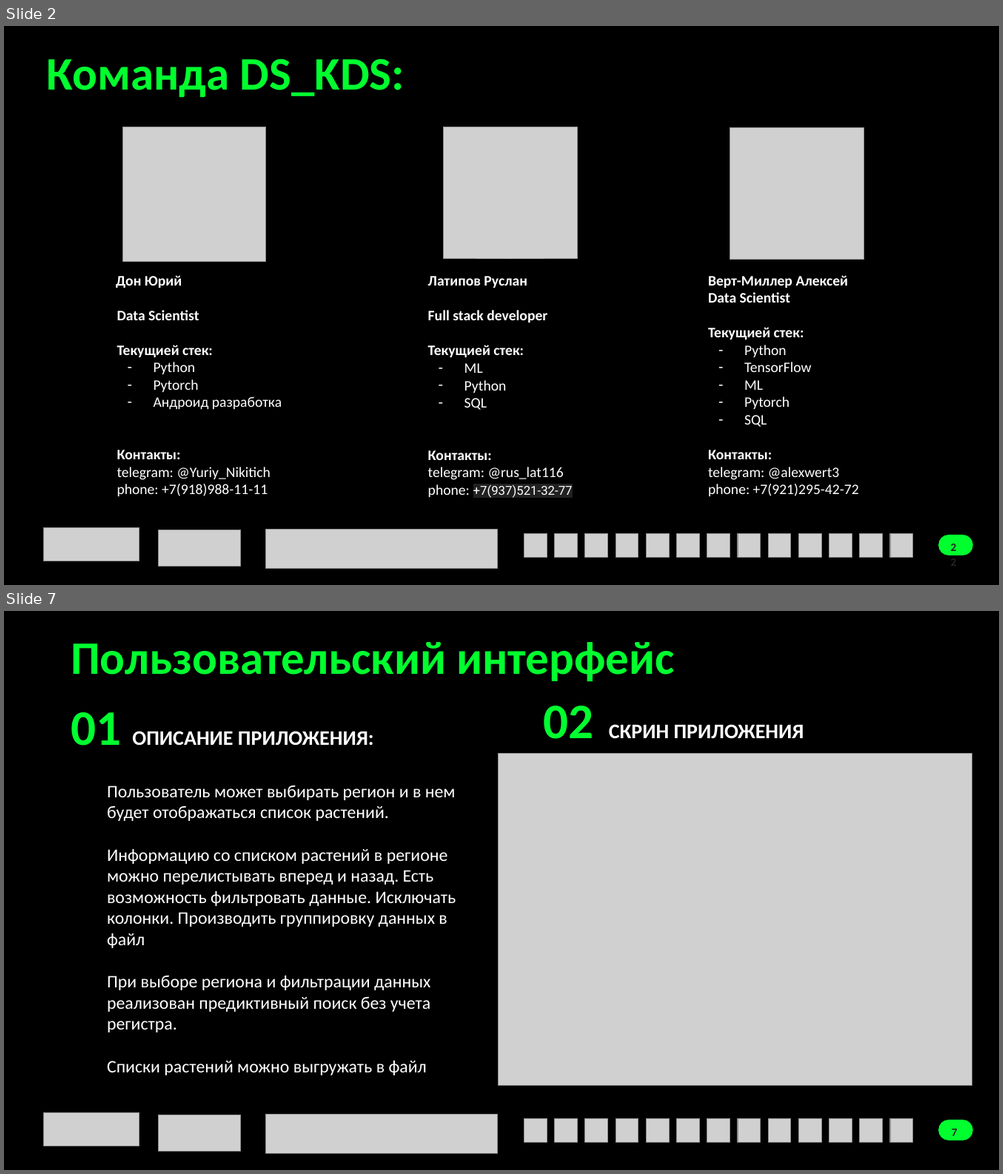
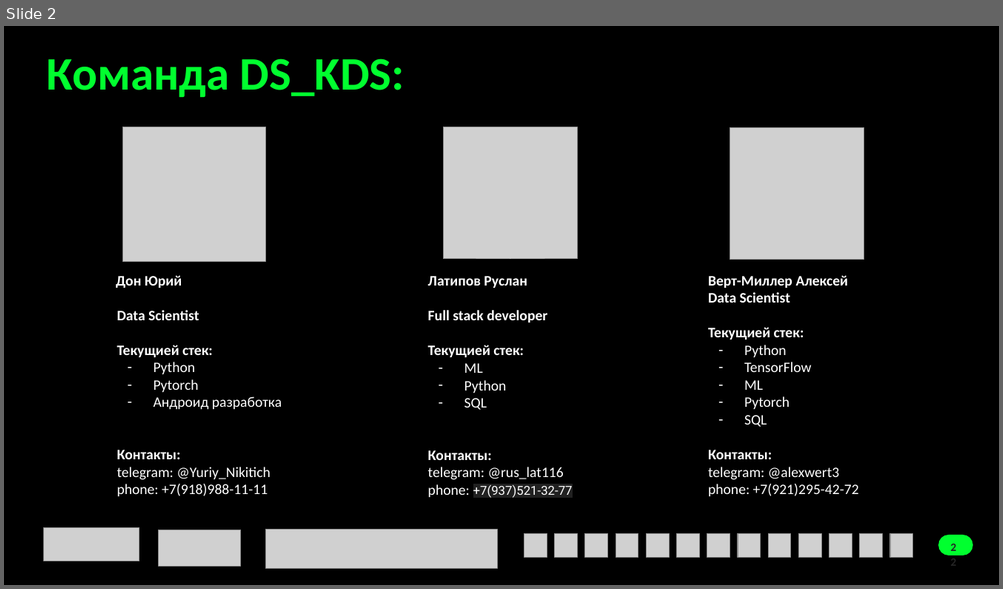
Before and after one commit to RuslanLat/sochi, a slide deck: presentation.pptx. Shown one above the other, each under a label of ours: slides 2 and 7 before the commit, slide 2 after it; the slides between them are not shown. The pictures are 1003x1174 and 1003x589 pixels, drawn with LibreOffice and Linux fonts; fonts in the diff are those of the drawing; grey boxes stand for pictures. Boxes give left, top, right and bottom in pixels: in the first picture for what was removed or moved away, otherwise in the second. Text is boxed around its words. In the diff, an @@ line names an element or a change of style, - is before the commit and + after.

```diff
--- a/presentation.pptx
+++ b/presentation.pptx
@@ slide 7 removed at (4,611,999,1170), background #FFFFFF @@
@@ freeform shape removed at (4,611,999,1170) @@
@@ title removed at (71,642,674,681) @@
-Пользовательский интерфейс
@@ text removed at (71,712,456,1076) @@
-01 ОПИСАНИЕ ПРИЛОЖЕНИЯ:
-Пользователь может выбирать регион и в нем будет отображаться список растений.
-Информацию со списком растений в регионе можно перелистывать вперед и назад. Есть возможность фильтровать данные. Исключать колонки. Производить группировку данных в файл
-При выборе региона и фильтрации данных реализован предиктивный поиск без учета регистра.
-Списки растений можно выгружать в файл
@@ text removed at (543,706,804,739) @@
-02 СКРИН ПРИЛОЖЕНИЯ
@@ picture removed at (498,754,973,1085) @@
@@ picture removed at (44,1113,140,1147) @@
@@ picture removed at (159,1116,241,1151) @@
@@ picture removed at (265,1115,496,1153) @@
@@ picture removed at (524,1119,546,1142) @@
@@ picture removed at (555,1119,577,1142) @@
@@ picture removed at (585,1119,608,1142) @@
@@ picture removed at (615,1119,638,1142) @@
@@ picture removed at (646,1119,668,1142) @@
@@ picture removed at (676,1119,699,1142) @@
@@ picture removed at (707,1119,729,1142) @@
@@ picture removed at (737,1119,760,1142) @@
@@ picture removed at (768,1119,791,1142) @@
@@ picture removed at (799,1119,821,1142) @@
@@ picture removed at (829,1119,851,1142) @@
@@ picture removed at (859,1119,882,1142) @@
@@ picture removed at (891,1119,913,1142) @@
@@ freeform shape removed at (938,1120,973,1141) @@
@@ page number removed at (951,1129,957,1136) @@
-7
```
Also in this commit, not shown: 6 slides changed, 1 slide added, 1 other slide removed, 9 other files.
